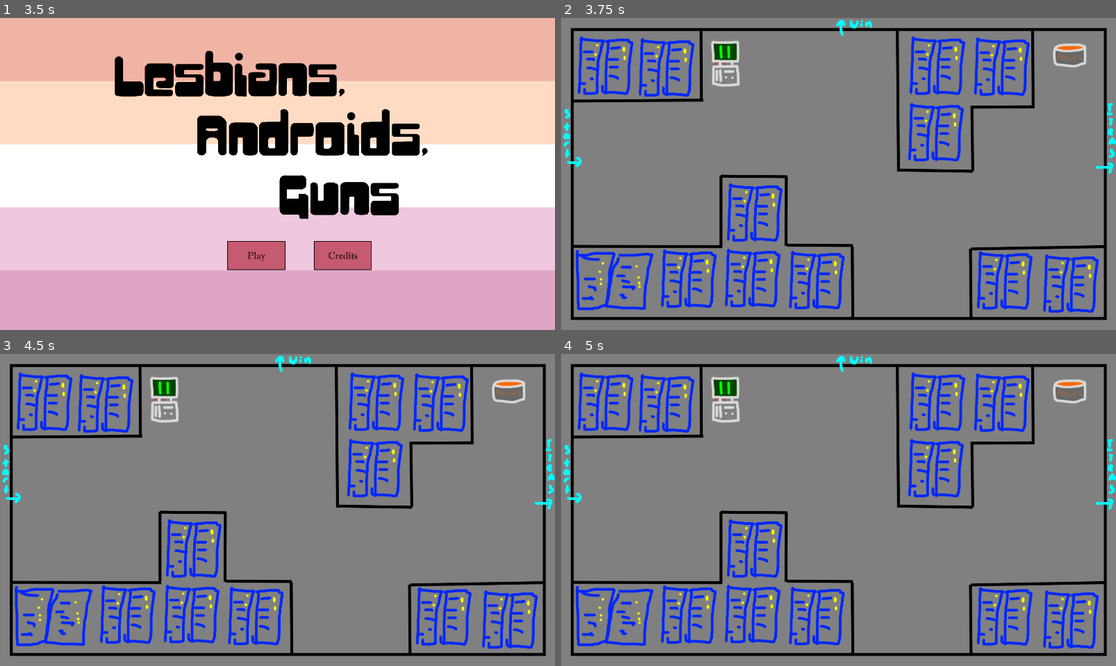
Above: before the commit, frames 1-4 (two rows, left to right).
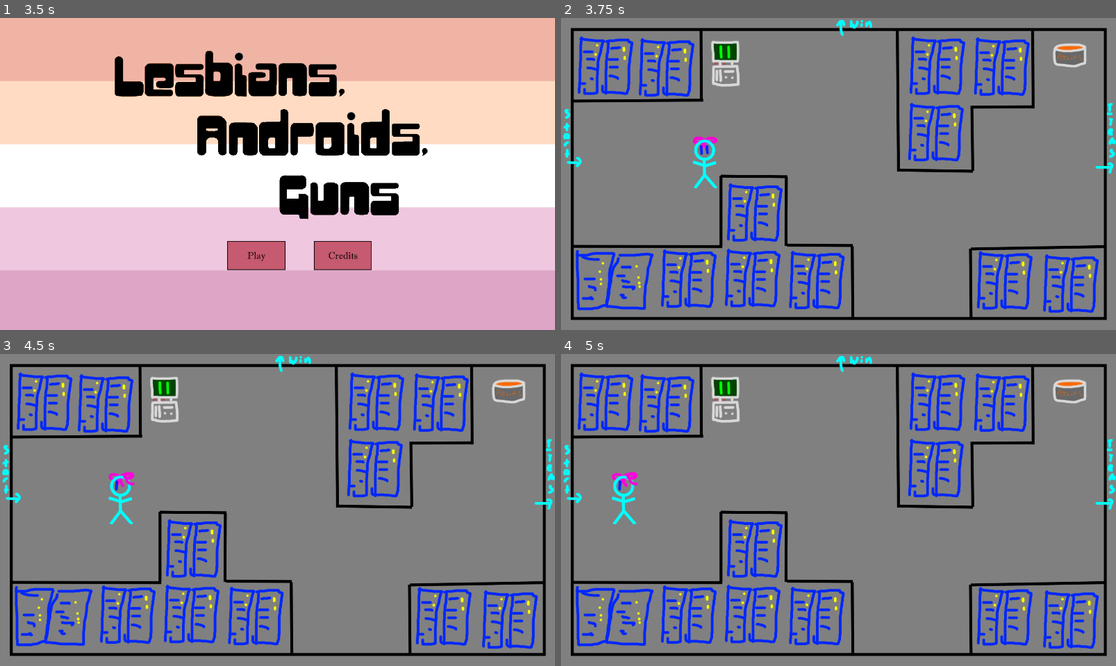
Above: after the commit, the same moments.

Repository: TheLadyMelerai/Lesbians_Androids_Guns
Game: Godot game, scene res://main.tscn
The game is run twice, just before and just after one commit, with the same random seed, the same clock (stepped at 60 frames per second) and the same inputs.
Inputs (mouse positions are in pixels of both pictures, inside the frame that each line leads up to):
- Up to frame 1 (3.5 s): tap Enter at 0.5, 2 s; hold D (move_right, bound only after the commit) 0.53-1.28 s; tap Space at 1.25, 2.75 s; hold S (move_down, bound only after the commit) 1.28-2.03 s; hold D (move_right, bound only after the commit) 2.03-2.78 s; hold W (move_up, bound only after the commit) from 2.78 s (still down)
- Up to frame 2 (3.75 s): release W (move_up, bound only after the commit) at 3.5 s; click (816, 255) at 3.5 s
- Up to frame 3 (4.5 s): tap Enter at 4.25 s; hold A (move_left, bound only after the commit) from 4.28 s (still down)
- Up to frame 4 (5 s): keep holding A (move_left, bound only after the commit)

Frame 1 is identical in both runs. In frame 2, 0.3% of the frame differs, in the area x 23-29%, y 38-55%; in frame 3, 0.3%; in frame 4, 0.4%, in the area x 9-14%, y 37-55%.

Commit message:
Build 0.0.1
First playable build with movement

Diff:
--- /dev/null
+++ b/Character.gd
@@ -0,0 +1,68 @@
+extends Area2D
+
+@export var speed = 400
+
+# Called when the node enters the scene tree for the first time.
+func _ready():
+	hide()
+
+# Called every frame. 'delta' is the elapsed time since the previous frame.
+func _process(delta):
+	var velocity = Vector2.ZERO # The player's movement vector.
+	if Input.is_action_pressed("move_right"):
+		velocity.x += 1
+	if Input.is_action_pressed("move_left"):
+		velocity.x -= 1
+	if Input.is_action_pressed("move_down"):
+		velocity.y += 1
+	if Input.is_action_pressed("move_up"):
+		velocity.y -= 1
+	if velocity.length() > 0:
+		velocity = velocity.normalized() * speed
+	position += velocity * delta
+	#position = position.clamp($LowBound.position, $HighBound.position)
+	if velocity.x < 0:
+		self.displayModel(0)
+	elif velocity.x > 0:
+		self.displayModel(1)
+	if velocity.y < 0:
+		self.displayModel(3)
+	elif velocity.y > 0:
+		self.displayModel(2)
+	if velocity.x == 0 and velocity.y == 0:
+		self.displayModel(2)
+
+func setup(pos):
+	position = pos
+	self.clearModel()
+	$BoundaryBox.disabled = true
+	$BoundaryBox.visible = false
+
+func enableCha(pos):
+	position = pos
+	show()
+	self.displayModel(2)
+	$BoundaryBox.disabled = false
+
+func disableCha():
+	self.clearModel()
+	hide()
+	$BoundaryBox.disabled = true
+
+func displayModel(state):
+	self.clearModel()
+	match state:
+		0:
+			$ModelLeft.visible = true
+		1:
+			$ModelRight.visible = true
+		2:
+			$ModelDown.visible = true
+		3:
+			$ModelUp.visible = true
+
+func clearModel():
+	$ModelDown.visible = false
+	$ModelLeft.visible = false
+	$ModelRight.visible = false
+	$ModelLeft.visible = false
--- a/CutAudHan.gd
+++ b/CutAudHan.gd
@@ -7,5 +7,5 @@
 
 
 # Called every frame. 'delta' is the elapsed time since the previous frame.
-func _process(delta):
+func _process(_delta):
 	pass
--- a/CutVisHan.gd
+++ b/CutVisHan.gd
@@ -7,5 +7,5 @@
 
 
 # Called every frame. 'delta' is the elapsed time since the previous frame.
-func _process(delta):
+func _process(_delta):
 	pass
--- a/CutsceneHan.gd
+++ b/CutsceneHan.gd
@@ -7,7 +7,7 @@
 
 
 # Called every frame. 'delta' is the elapsed time since the previous frame.
-func _process(delta):
+func _process(_delta):
 	pass
 
 func setup():
--- a/GameAudHan.gd
+++ b/GameAudHan.gd
@@ -7,7 +7,7 @@
 
 
 # Called every frame. 'delta' is the elapsed time since the previous frame.
-func _process(delta):
+func _process(_delta):
 	pass
 
 func setup():
--- a/GameChaHan.gd
+++ b/GameChaHan.gd
@@ -5,20 +5,15 @@
 func _ready():
 	pass # Replace with function body.
 
-
 # Called every frame. 'delta' is the elapsed time since the previous frame.
-func _process(delta):
+func _process(_delta):
 	pass
 
 func setup():
-	pass
+	$Character.setup($SpawnPoint.position)
 
 func clearCha():
-	pass
+	$Character.clearModel()
 
-func displayCharacter(state):
-	match state:
-		0:
-			pass
-		1:
-			pass
+func spawnCha():
+	$Character.enableCha($SpawnPoint.position)
--- a/GameHan.gd
+++ b/GameHan.gd
@@ -8,7 +8,7 @@
 
 
 # Called every frame. 'delta' is the elapsed time since the previous frame.
-func _process(delta):
+func _process(_delta):
 	pass
 
 func setup():
--- a/GameVisHan.gd
+++ b/GameVisHan.gd
@@ -6,7 +6,7 @@
 	hide()
 
 # Called every frame. 'delta' is the elapsed time since the previous frame.
-func _process(delta):
+func _process(_delta):
 	pass
 
 func setup():
--- a/GameplayHan.gd
+++ b/GameplayHan.gd
@@ -7,7 +7,7 @@
 
 
 # Called every frame. 'delta' is the elapsed time since the previous frame.
-func _process(delta):
+func _process(_delta):
 	pass
 
 func setup():
@@ -22,5 +22,5 @@
 
 func startGameplay(state):
 	$GameVisHan.displayRoom(1)
-	$GameChaHan.displayCharacter(0)
+	$GameChaHan.spawnCha()
 	$GameAudHan.playTrack(0)
--- a/HAMAudHan.gd
+++ b/HAMAudHan.gd
@@ -7,5 +7,5 @@
 
 
 # Called every frame. 'delta' is the elapsed time since the previous frame.
-func _process(delta):
+func _process(_delta):
 	pass
--- a/HAMHan.gd
+++ b/HAMHan.gd
@@ -7,7 +7,7 @@
 
 
 # Called every frame. 'delta' is the elapsed time since the previous frame.
-func _process(delta):
+func _process(_delta):
 	pass
 
 func setup():
--- a/HAMVisHan.gd
+++ b/HAMVisHan.gd
@@ -7,5 +7,5 @@
 
 
 # Called every frame. 'delta' is the elapsed time since the previous frame.
-func _process(delta):
+func _process(_delta):
 	pass
--- a/Main.gd
+++ b/Main.gd
@@ -6,7 +6,7 @@
 	initializeGameState()
 
 # Called every frame. 'delta' is the elapsed time since the previous frame.
-func _process(delta):
+func _process(_delta):
 	pass
 
 func initializeGameState():
--- a/MenuAudHan.gd
+++ b/MenuAudHan.gd
@@ -6,7 +6,7 @@
 	pass # Replace with function body.
 
 # Called every frame. 'delta' is the elapsed time since the previous frame.
-func _process(delta):
+func _process(_delta):
 	pass
 
 func setup():
--- a/MenuHan.gd
+++ b/MenuHan.gd
@@ -7,7 +7,7 @@
 	pass # Replace with function body.
 
 # Called every frame. 'delta' is the elapsed time since the previous frame.
-func _process(delta):
+func _process(_delta):
 	pass
 
 func setup():
--- a/MenuVisHan.gd
+++ b/MenuVisHan.gd
@@ -7,7 +7,7 @@
 	hide()
 
 # Called every frame. 'delta' is the elapsed time since the previous frame.
-func _process(delta):
+func _process(_delta):
 	pass
 
 func setup():
--- /dev/null
+++ b/character.tscn
@@ -0,0 +1,34 @@
+[gd_scene load_steps=7 format=3 uid="uid://xtp2aufdpn7i"]
+
+[ext_resource type="Script" path="res://Character.gd" id="1_pnw3c"]
+[ext_resource type="Texture2D" uid="uid://ba3nde1t4uknk" path="res://Art/Placeholder/Overworld_Player_Up_PLACEHOLDER.png" id="2_hw1ln"]
+[ext_resource type="Texture2D" uid="uid://1eu31fbjbptw" path="res://Art/Placeholder/Overworld_Player_Down_PLACEHOLDER.png" id="3_ggggv"]
+[ext_resource type="Texture2D" uid="uid://d2526g14suhsl" path="res://Art/Placeholder/Overworld_Player_Left_PLACEHOLDER.png" id="4_4olbc"]
+[ext_resource type="Texture2D" uid="uid://o385uufsfje1" path="res://Art/Placeholder/Overworld_Player_Right_PLACEHOLDER.png" id="5_oalbm"]
+
+[sub_resource type="CapsuleShape2D" id="CapsuleShape2D_l6yyp"]
+radius = 42.0
+height = 84.0
+
+[node name="Character" type="Area2D"]
+script = ExtResource("1_pnw3c")
+
+[node name="ModelUp" type="Sprite2D" parent="."]
+texture = ExtResource("2_hw1ln")
+
+[node name="ModelDown" type="Sprite2D" parent="."]
+texture = ExtResource("3_ggggv")
+
+[node name="ModelLeft" type="Sprite2D" parent="."]
+texture = ExtResource("4_4olbc")
+
+[node name="ModelRight" type="Sprite2D" parent="."]
+texture = ExtResource("5_oalbm")
+
+[node name="BoundaryBox" type="CollisionShape2D" parent="."]
+position = Vector2(0, 84)
+shape = SubResource("CapsuleShape2D_l6yyp")
+
+[node name="LowBound" type="Marker2D" parent="."]
+
+[node name="HighBound" type="Marker2D" parent="."]
--- a/game_cha_han.tscn
+++ b/game_cha_han.tscn
@@ -1,6 +1,12 @@
-[gd_scene load_steps=2 format=3 uid="uid://bb88kphjolsho"]
+[gd_scene load_steps=3 format=3 uid="uid://bb88kphjolsho"]
 
 [ext_resource type="Script" path="res://GameChaHan.gd" id="1_t33g1"]
+[ext_resource type="PackedScene" uid="uid://xtp2aufdpn7i" path="res://character.tscn" id="2_q8cm1"]
 
 [node name="GameChaHan" type="Node"]
 script = ExtResource("1_t33g1")
+
+[node name="Character" parent="." instance=ExtResource("2_q8cm1")]
+
+[node name="SpawnPoint" type="Marker2D" parent="."]
+position = Vector2(500, 500)
--- a/project.godot
+++ b/project.godot
@@ -20,3 +20,37 @@
 window/size/viewport_width=1920
 window/size/viewport_height=1080
 window/size/mode=3
+
+[input]
+
+move_up={
+"deadzone": 0.5,
+"events": [Object(InputEventKey,"resource_local_to_scene":false,"resource_name":"","device":-1,"window_id":0,"alt_pressed":false,"shift_pressed":false,"ctrl_pressed":false,"meta_pressed":false,"pressed":false,"keycode":0,"physical_keycode":87,"key_label":0,"unicode":119,"echo":false,"script":null)
+, Object(InputEventKey,"resource_local_to_scene":false,"resource_name":"","device":-1,"window_id":0,"alt_pressed":false,"shift_pressed":false,"ctrl_pressed":false,"meta_pressed":false,"pressed":false,"keycode":0,"physical_keycode":4194320,"key_label":0,"unicode":0,"echo":false,"script":null)
+]
+}
+move_down={
+"deadzone": 0.5,
+"events": [Object(InputEventKey,"resource_local_to_scene":false,"resource_name":"","device":-1,"window_id":0,"alt_pressed":false,"shift_pressed":false,"ctrl_pressed":false,"meta_pressed":false,"pressed":false,"keycode":0,"physical_keycode":83,"key_label":0,"unicode":115,"echo":false,"script":null)
+, Object(InputEventKey,"resource_local_to_scene":false,"resource_name":"","device":-1,"window_id":0,"alt_pressed":false,"shift_pressed":false,"ctrl_pressed":false,"meta_pressed":false,"pressed":false,"keycode":0,"physical_keycode":4194322,"key_label":0,"unicode":0,"echo":false,"script":null)
+]
+}
+move_left={
+"deadzone": 0.5,
+"events": [Object(InputEventKey,"resource_local_to_scene":false,"resource_name":"","device":-1,"window_id":0,"alt_pressed":false,"shift_pressed":false,"ctrl_pressed":false,"meta_pressed":false,"pressed":false,"keycode":0,"physical_keycode":65,"key_label":0,"unicode":97,"echo":false,"script":null)
+, Object(InputEventKey,"resource_local_to_scene":false,"resource_name":"","device":-1,"window_id":0,"alt_pressed":false,"shift_pressed":false,"ctrl_pressed":false,"meta_pressed":false,"pressed":false,"keycode":0,"physical_keycode":4194319,"key_label":0,"unicode":0,"echo":false,"script":null)
+]
+}
+move_right={
+"deadzone": 0.5,
+"events": [Object(InputEventKey,"resource_local_to_scene":false,"resource_name":"","device":-1,"window_id":0,"alt_pressed":false,"shift_pressed":false,"ctrl_pressed":false,"meta_pressed":false,"pressed":false,"keycode":0,"physical_keycode":68,"key_label":0,"unicode":100,"echo":false,"script":null)
+, Object(InputEventKey,"resource_local_to_scene":false,"resource_name":"","device":-1,"window_id":0,"alt_pressed":false,"shift_pressed":false,"ctrl_pressed":false,"meta_pressed":false,"pressed":false,"keycode":0,"physical_keycode":4194321,"key_label":0,"unicode":0,"echo":false,"script":null)
+]
+}
+interact={
+"deadzone": 0.5,
+"events": [Object(InputEventKey,"resource_local_to_scene":false,"resource_name":"","device":-1,"window_id":0,"alt_pressed":false,"shift_pressed":false,"ctrl_pressed":false,"meta_pressed":false,"pressed":false,"keycode":0,"physical_keycode":69,"key_label":0,"unicode":101,"echo":false,"script":null)
+, Object(InputEventKey,"resource_local_to_scene":false,"resource_name":"","device":-1,"window_id":0,"alt_pressed":false,"shift_pressed":false,"ctrl_pressed":false,"meta_pressed":false,"pressed":false,"keycode":0,"physical_keycode":32,"key_label":0,"unicode":32,"echo":false,"script":null)
+, Object(InputEventMouseButton,"resource_local_to_scene":false,"resource_name":"","device":-1,"window_id":0,"alt_pressed":false,"shift_pressed":false,"ctrl_pressed":false,"meta_pressed":false,"button_mask":1,"position":Vector2(279, 8),"global_position":Vector2(283, 49),"factor":1.0,"button_index":1,"canceled":false,"pressed":true,"double_click":false,"script":null)
+]
+}
Binary file added: Art/Placeholder/Overworld_Player_Down_PLACEHOLDER.png
Not shown, added: Art/Placeholder/Overworld_Player_Down_PLACEHOLDER.png.import
Binary file added: Art/Placeholder/Overworld_Player_Left_PLACEHOLDER.png
Not shown, added: Art/Placeholder/Overworld_Player_Left_PLACEHOLDER.png.import
Binary file added: Art/Placeholder/Overworld_Player_Right_PLACEHOLDER.png
Not shown, added: Art/Placeholder/Overworld_Player_Right_PLACEHOLDER.png.import
Binary file added: Art/Placeholder/Overworld_Player_Up_PLACEHOLDER.png
Not shown, added: Art/Placeholder/Overworld_Player_Up_PLACEHOLDER.png.import
Not shown, added: export_presets.cfg
